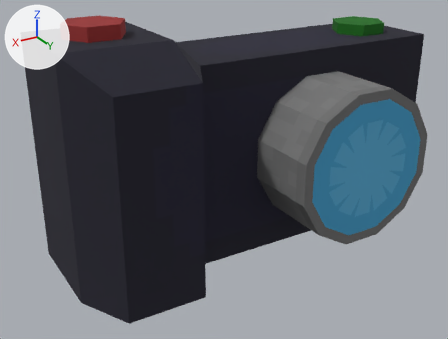
The glTF model assets/items/camera/Camera.gltf as it was, and as the next commit left it.
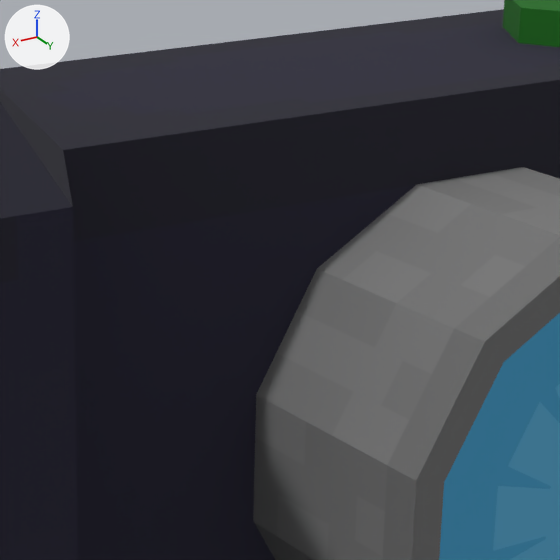
There are two pictures of each version: one whole from a 50 mm camera at (0.825, 1.288, 0.824) aimed at (0.097, 0.075, 0.218), one close up on the part from 40% to 78% of the width and 6% to 56% of the height. The lights are fixed; the arrows at upper left show +X, +Y and +Z. The first two pictures are the older version. Where no turn or scale is listed for an object, it has been applied to the vertices.

Script lines for the objects in view, before the commit:
```python
me_mesh_0 = bpy.data.meshes.new('Mesh_0')
me_mesh_0.from_pydata(...)  # a 6-sided cylinder along z spanning x -0.0722..0.0722, y -0.0625..0.0625, z 0.2344..0.2656
me_mesh_0.materials.append(mat_material_0)
me_mesh_2 = bpy.data.meshes.new('Mesh_2')
me_mesh_2.from_pydata(...)  # 20 vertices, 36 faces; spans x -0.5..0.5, y -0.125..0.25, z 0.0..0.562
me_mesh_2.materials.append(mat_material_0)
me_mesh_3 = bpy.data.meshes.new('Mesh_3')
me_mesh_3.from_pydata(...)  # a 12-sided cylinder along y spanning x -0.188..0.188, y 0.125..0.375, z -0.188..0.188
me_mesh_3.materials.append(mat_material_0)
ob_body = bpy.data.objects.new('Body', me_mesh_2)
ob_body.location = (0.0, 0.0, 0.0)
ob_focus_001 = bpy.data.objects.new('Focus.001', me_mesh_0)
ob_focus_001.location = (-0.375, 0.0, 0.2627)
ob_lens = bpy.data.objects.new('Lens', me_mesh_3)
ob_lens.location = (-0.1562, -0.0625, 0.25)
```
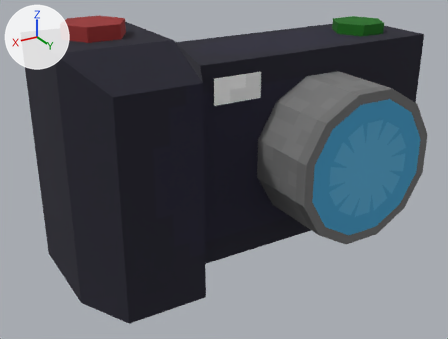
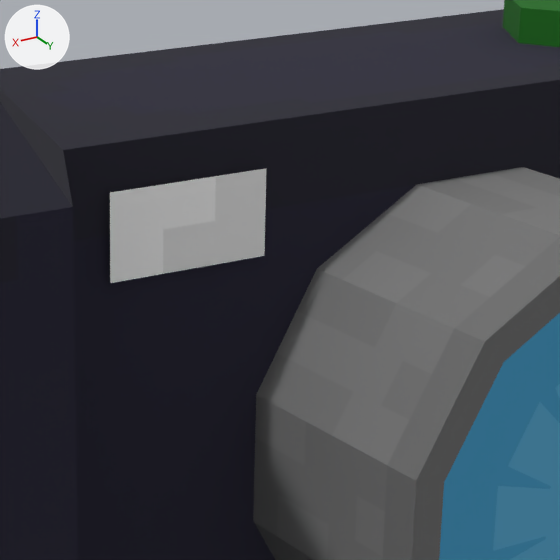
Diff of the bpy script that builds the scene:
```diff
--- a/assets/items/camera/Camera.gltf.py
+++ b/assets/items/camera/Camera.gltf.py
@@ me_mesh_4 @@
+me_mesh_4.from_pydata(...)  # 4 vertices, 2 faces; spans x -0.0625..0.0625, y 0.0, z 0.0938..0.1562
+me_mesh_4.materials.append(mat_material_0)
@@ ob_mesh @@
+ob_mesh = bpy.data.objects.new('mesh', me_mesh_4)
+ob_mesh.location = (0.0938, 0.1312, 0.3125)
```

Where the change shows, as pixel boxes [x1, y1, x2, y2] in the close-ups (560 x 560 px):
'mesh', added
    after: [110, 169, 266, 283]
